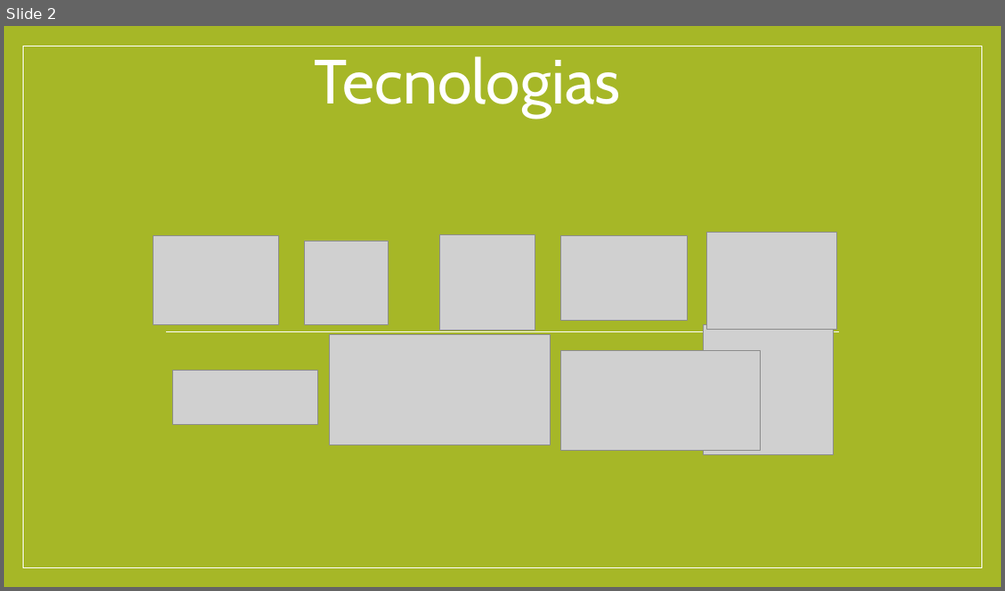
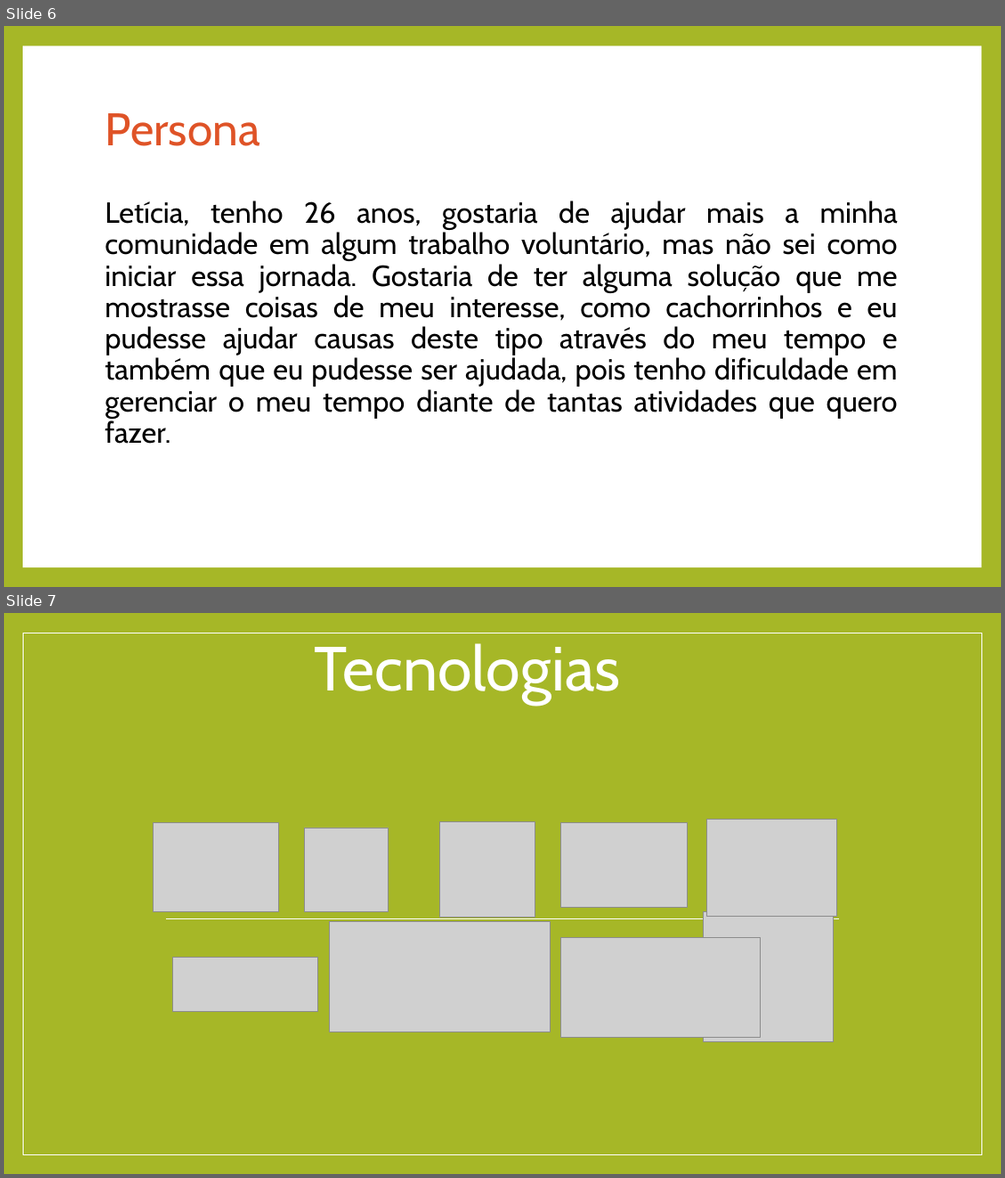
Before and after one commit to MateusPasqualini/Cardume, a slide deck: docsGerais/tec.pptx. Shown one above the other, each under a label of ours: slide 2 before the commit, slides 6 and 7 after it. The pictures are 1005x591 and 1005x1178 pixels, drawn with LibreOffice and Linux fonts; fonts in the diff are those of the drawing; grey boxes stand for pictures. Boxes give left, top, right and bottom in pixels: in the first picture for what was removed or moved away, otherwise in the second. Text is boxed around its words. In the diff, an @@ line names an element or a change of style, - is before the commit and + after.

```diff
--- a/docsGerais/tec.pptx
+++ b/docsGerais/tec.pptx
@@ slide 6 added at [4, 26, 1001, 587], background #A6B727 @@
@@ rectangle added at [23, 46, 981, 567], fill #FFFFFF @@
@@ title added at [105, 113, 259, 146], 44 pt, text #DF5327 @@
+Persona
@@ text added at [105, 200, 898, 443], 28 pt, text #000000 @@
+Letícia, tenho 26 anos, gostaria de ajudar mais a minha comunidade em algum trabalho voluntário, mas não sei como iniciar essa jornada. Gostaria de ter alguma solução que me mostrasse coisas de meu interesse, como cachorrinhos e eu pudesse ajudar causas deste tipo através do meu tempo e também que eu pudesse ser ajudada, pois tenho dificuldade em gerenciar o meu tempo diante de tantas atividades que quero fazer.
@@ what was slide 2 is now slide 7 @@
```
Also in this commit, not shown: 5 other slides added, 1 slide removed, 8 other files.
